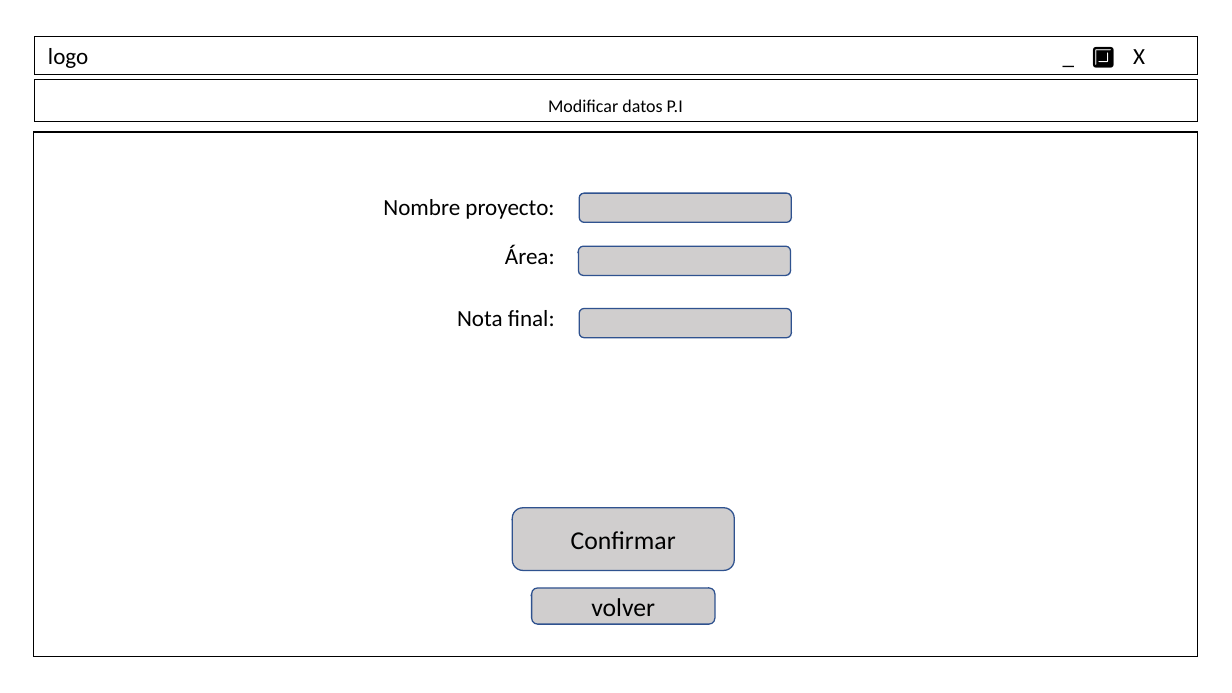
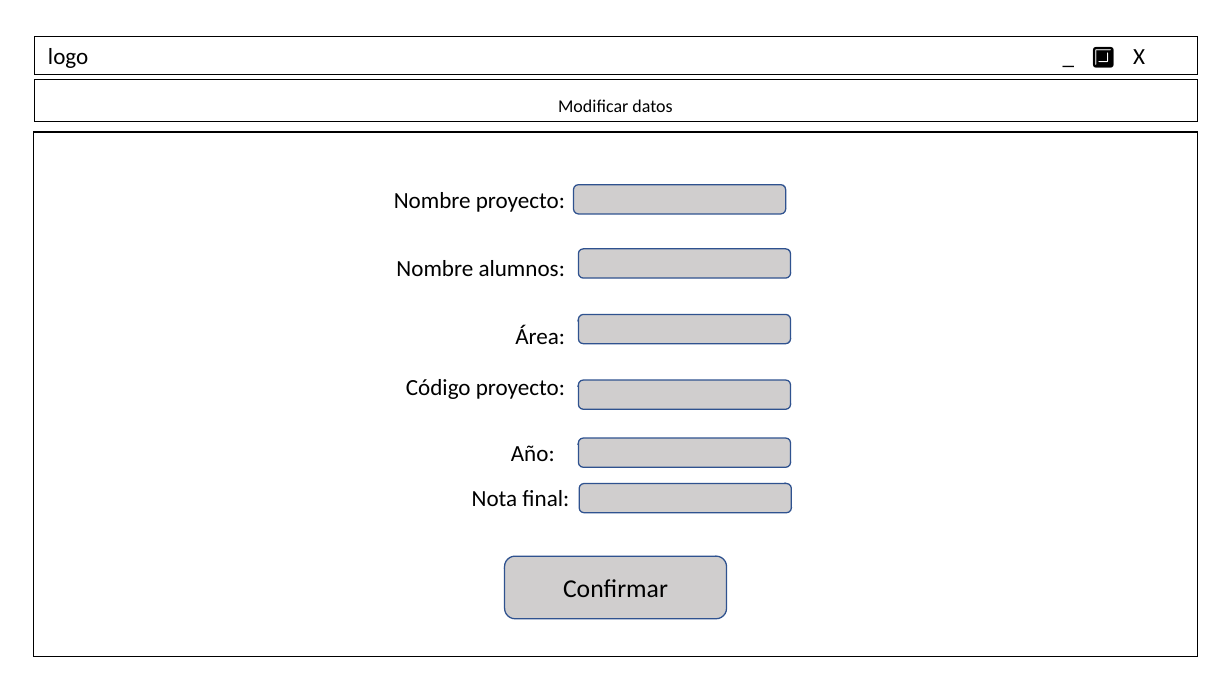
Before and after one commit to ElenaSaugar/PROYECTO-INTEGRADOR, a slide deck: slide 5 of Programacion/MockUp.odp. Drawn at 1232x693 pixels with LibreOffice and Linux fonts; fonts in the diff are those of the drawing. Boxes give left, top, right and bottom in pixels: in the first picture for what was removed or moved away, otherwise in the second. Text is boxed around its words. In the diff, an @@ line names an element or a change of style, - is before the commit and + after.

```diff
--- a/Programacion/MockUp.odp
+++ b/Programacion/MockUp.odp
@@ text in rectangle at [558,99,672,112]: text changed @@
-Modificar datos P.I
+Modificar datos
@@ text "Nombre proyecto:": place and size @@
-text "Nombre proyecto:" at [383,199,554,219]
+text "Nombre proyecto:" at [394,192,565,212]
@@ freeform shape: place and size @@
-freeform shape at [579,193,792,223]
+freeform shape at [574,185,787,214]
@@ text added at [396,260,565,276], 18 pt, text #000000 @@
+Nombre alumnos:
@@ freeform shape at [579,249,791,278]: outline redrawn @@
@@ text "Área:": place and size @@
-text "Área:" at [505,245,555,264]
+text "Área:" at [515,324,565,344]
@@ freeform shape: place and size @@
-freeform shape at [579,309,792,338]
+freeform shape at [579,314,791,344]
@@ text added at [406,379,565,399], 18 pt, text #000000 @@
+Código proyecto:
@@ freeform shape added at [579,380,791,409], fill #D0CECE, outline #2F528F 0.99 pt @@
@@ text added at [511,445,555,461], 18 pt, text #000000 @@
+Año:
@@ freeform shape added at [579,438,791,468], fill #D0CECE, outline #2F528F 0.99 pt @@
@@ text "Nota final:": place and size @@
-text "Nota final:" at [457,310,555,326]
+text "Nota final:" at [472,490,569,506]
@@ freeform shape added at [579,483,792,513], fill #D0CECE, outline #2F528F 0.99 pt @@
@@ freeform shape "Confirmar": place and size @@
-freeform shape "Confirmar" at [512,508,734,571]
+freeform shape "Confirmar" at [505,556,726,619]
@@ freeform shape removed at [531,588,714,624] @@
-volver
```
Also in this commit, not shown: 5 other slides changed, 1 slide removed.
